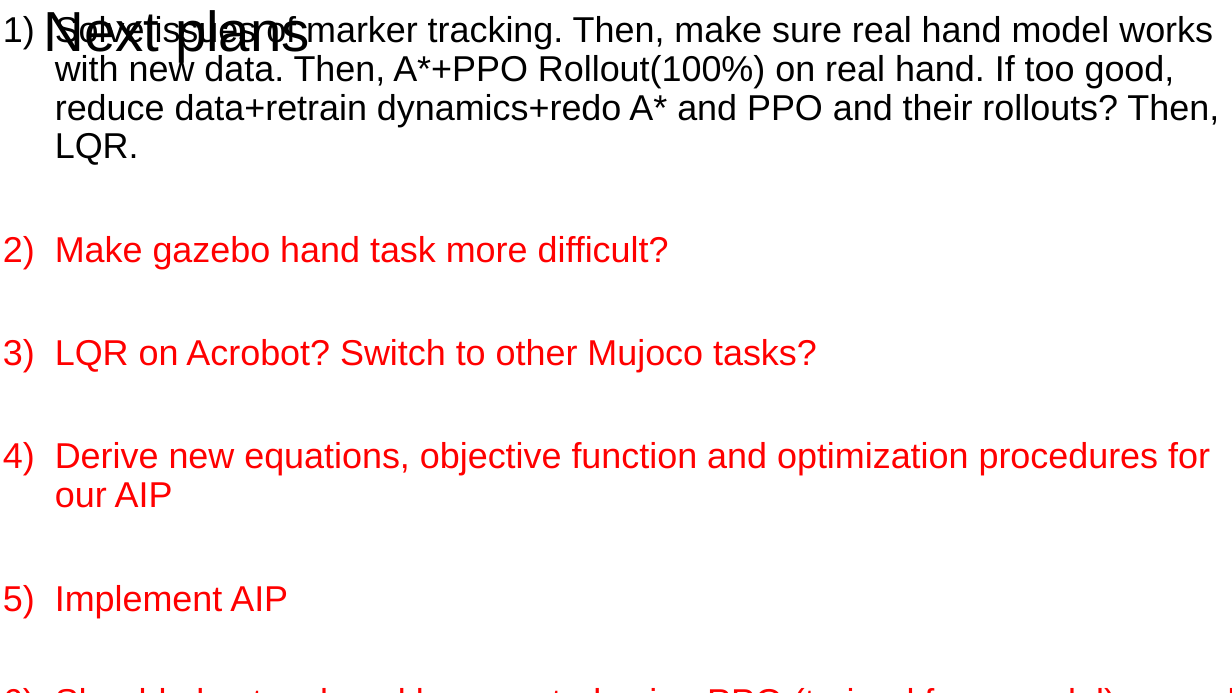
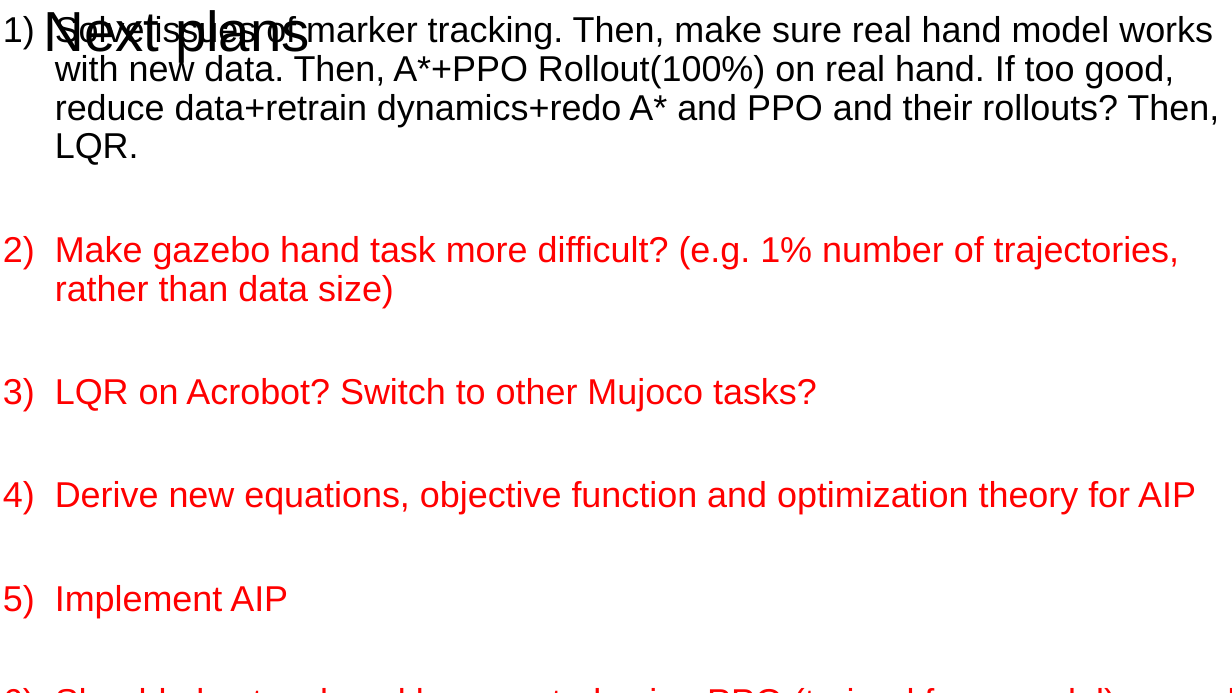
Before and after one commit to ShuoZ9379/t42_hand, a slide deck: slide 10 of zs_sim_robot/meeting_0907/meeting_0907.pptx. Drawn at 1232x693 pixels with LibreOffice and Linux fonts; fonts in the diff are those of the drawing. Boxes give left, top, right and bottom in pixels: in the first picture for what was removed or moved away, otherwise in the second. Text is boxed around its words. In the diff, an @@ line names an element or a change of style, - is before the commit and + after.

Commit message:
09/02/v0

```diff
--- a/zs_sim_robot/meeting_0907/meeting_0907.pptx
+++ b/zs_sim_robot/meeting_0907/meeting_0907.pptx
@@ subtitle at box(55, 236, 1179, 308): text changed @@
-2) Make gazebo hand task more difficult?
+2) Make gazebo hand task more difficult? (e.g. 1% number of trajectories, rather than data size)
@@ subtitle at box(55, 481, 1196, 514): text changed @@
-4) Derive new equations, objective function and optimization procedures for our AIP
+4) Derive new equations, objective function and optimization theory for AIP
```
